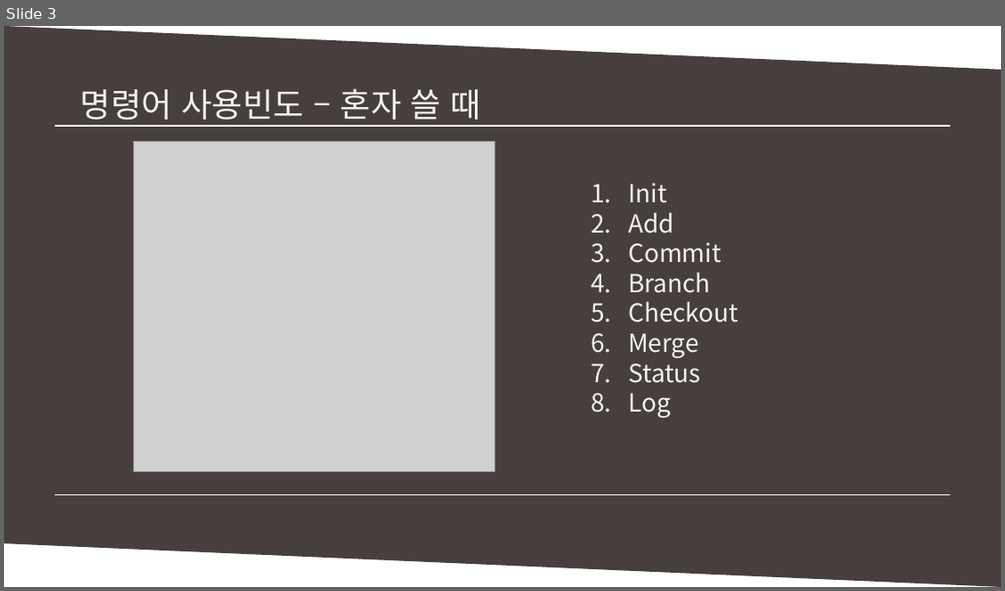
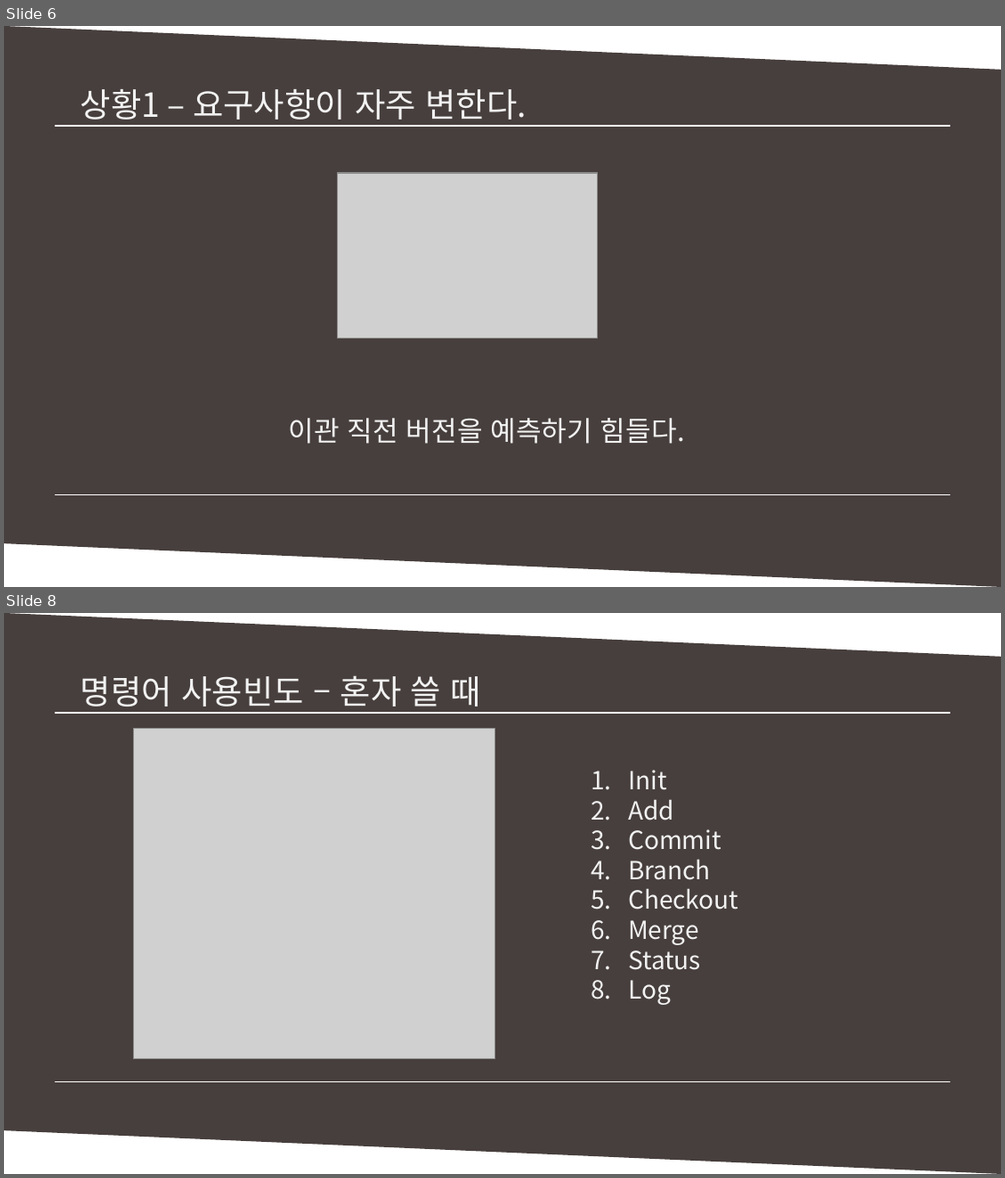
Before and after one commit to MinSikMoon/pptgit, a slide deck: git발표.pptx. Shown one above the other, each under a label of ours: slide 3 before the commit, slides 6 and 8 after it; the slides between them are not shown. The pictures are 1005x591 and 1005x1178 pixels, drawn with LibreOffice and Linux fonts; fonts in the diff are those of the drawing; grey boxes stand for pictures. Boxes give left, top, right and bottom in pixels: in the first picture for what was removed or moved away, otherwise in the second. Text is boxed around its words. In the diff, an @@ line names an element or a change of style, - is before the commit and + after.

Commit message:
상황1 까지 완성

```diff
--- a/git발표.pptx
+++ b/git발표.pptx
@@ slide 6 added at (x1=4, y1=26, x2=1001, y2=587), background #FFFFFF @@
@@ parallelogram added at (x1=4, y1=26, x2=1001, y2=586), fill #473F3D @@
@@ text added at (x1=81, y1=89, x2=526, y2=126), 24 pt, text #F2F2F2 @@
+상황1 – 요구사항이 자주 변한다.
@@ line added from (55, 126) to (950, 126), #FFFFFF 1 pt @@
@@ line added from (63, 126) to (950, 126), #FFFFFF 1 pt @@
@@ picture added at (x1=338, y1=173, x2=599, y2=337) @@
@@ text added at (x1=289, y1=418, x2=685, y2=443), 20 pt, text #F2F2F2 @@
+이관 직전 버전을 예측하기 힘들다.
@@ line added from (55, 494) to (942, 494), #FFFFFF 1 pt @@
@@ line added from (55, 494) to (950, 494), #FFFFFF 1 pt @@
@@ what was slide 3 is now slide 8 @@
```
Also in this commit, not shown: 2 slides changed, 4 other slides added, 1 slide removed.
